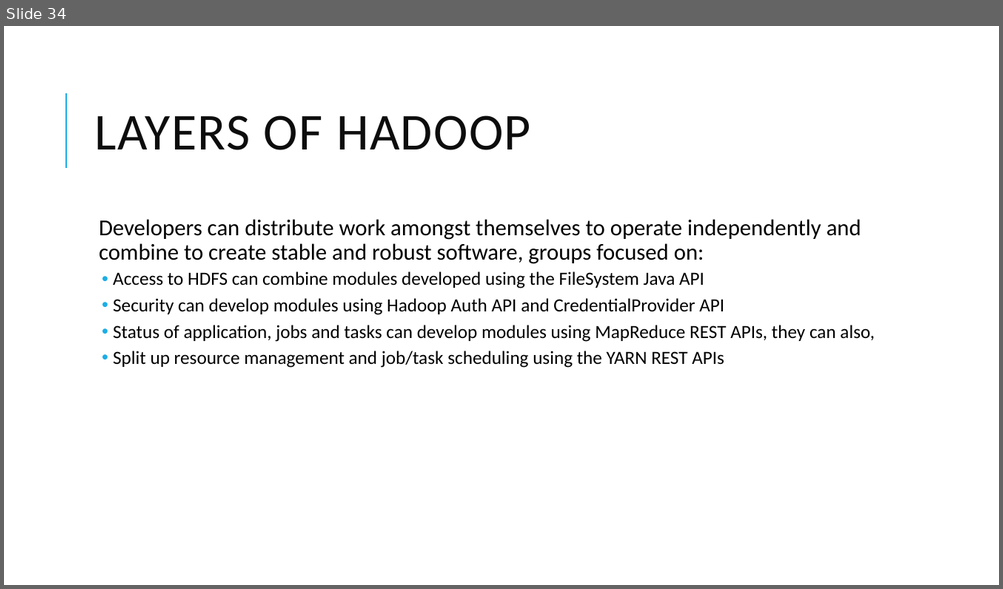
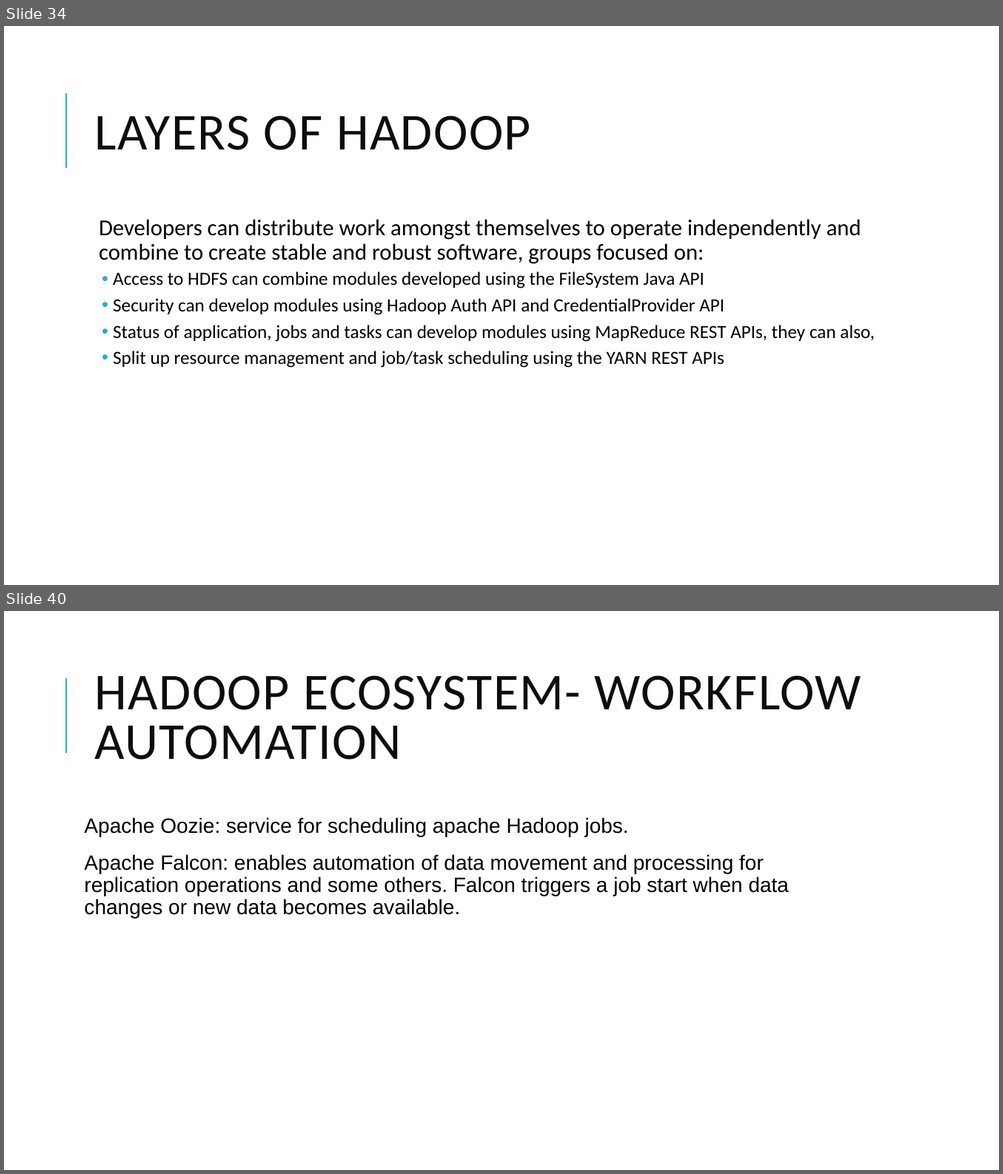
Before and after one commit to dsjili/eecs4314, a slide deck: assignment1_compiled.pptx. Shown one above the other, each under a label of ours: slide 34 before the commit, slides 34 and 40 after it; the slides between them are not shown. The pictures are 1003x589 and 1003x1174 pixels, drawn with LibreOffice and Linux fonts; fonts in the diff are those of the drawing. Boxes give left, top, right and bottom in pixels: in the first picture for what was removed or moved away, otherwise in the second. Text is boxed around its words. In the diff, an @@ line names an element or a change of style, - is before the commit and + after.

Commit message:
added the ecosystem slides

```diff
--- a/assignment1_compiled.pptx
+++ b/assignment1_compiled.pptx
@@ slide 40 added at (x1=4, y1=611, x2=999, y2=1170), background #FFFFFF; not listed: 1 template element that a slide beside it also shows @@
@@ title added at (x1=95, y1=675, x2=861, y2=760), 50 pt, text #0D0D0D @@
+HADOOP ECOSYSTEM- WORKFLOW AUTOMATION
@@ text added at (x1=84, y1=817, x2=788, y2=918), 20 pt, text #000000 @@
+  Apache Oozie: service for scheduling apache Hadoop jobs.
+  Apache Falcon: enables automation of data movement and processing for replication operations and some others. Falcon triggers a job start when data changes or new data becomes available.
```
Also in this commit, not shown: 9 other slides added.
